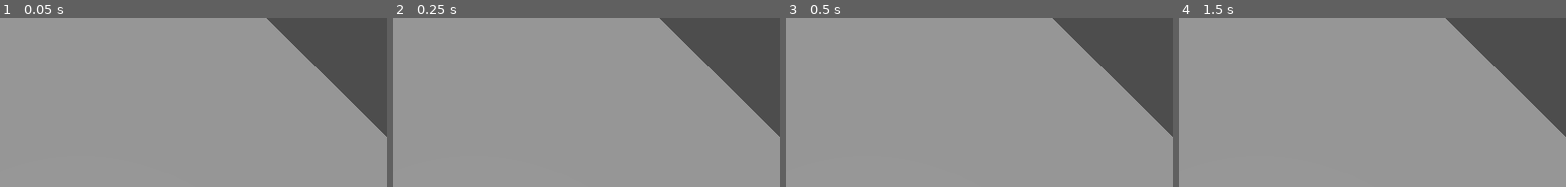
Above: before the commit, frames 1-4 (left to right).
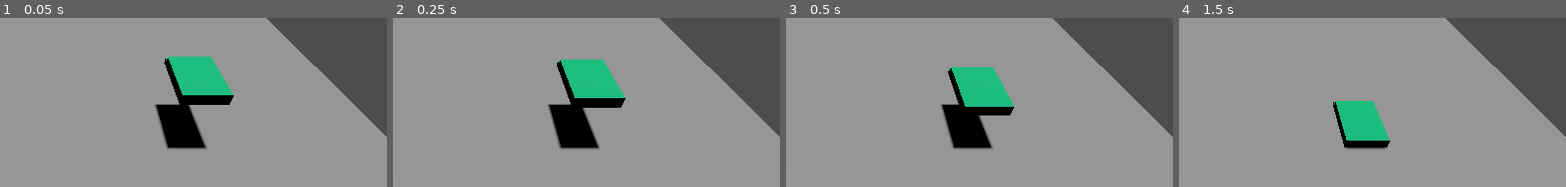
Above: after the commit, the same moments.

Repository: niqzart/godot-tiltrotor
Game: Godot game, scene res://scenes/main/main.tscn
Two runs of this game, one before a commit and one after it. Both use one fixed random seed, a clock stepped at 60 frames per second and the inputs below.
Inputs:
- Up to frame 1 (0.05 s): no input
- Up to frame 2 (0.25 s): no input
- Up to frame 3 (0.5 s): no input
- Up to frame 4 (1.5 s): no input
The pictures show only the part of the screen within x 40-89%, y 6-56%; the shares and areas given below are measured in that part.

The runs differ from the first frame. In frame 1, 6.5% of the frame differs, in the area x 40-61%, y 22-78%; in frame 2, 6.4%; in frame 3, 6.1%; in frame 4, 3.3%.

Commit message:
feat: basic tiltrotor entity

Diff:
--- a/scenes/main/main.tscn
+++ b/scenes/main/main.tscn
@@ -1,6 +1,7 @@
-[gd_scene load_steps=2 format=3 uid="uid://cvnj0bdol3rlc"]
+[gd_scene load_steps=3 format=3 uid="uid://cvnj0bdol3rlc"]
 
 [ext_resource type="PackedScene" uid="uid://bv6x4r0uycd41" path="res://scenes/floor/floor.tscn" id="1_hyk8p"]
+[ext_resource type="PackedScene" uid="uid://bujeg7y8j3lvf" path="res://scenes/tiltrotor/tiltrotor.tscn" id="2_iuonh"]
 
 [node name="Main" type="Node"]
 
@@ -16,3 +17,6 @@
 
 [node name="Camera3D" type="Camera3D" parent="CameraPivot"]
 size = 12.458
+
+[node name="Tiltrotor" parent="." instance=ExtResource("2_iuonh")]
+transform = Transform3D(1, 0, 0, 0, 1, 0, 0, 0, 1, 10, 5, 0)
--- /dev/null
+++ b/scenes/tiltrotor/tiltrotor.tscn
@@ -0,0 +1,31 @@
+[gd_scene load_steps=6 format=3 uid="uid://bujeg7y8j3lvf"]
+
+[sub_resource type="BoxShape3D" id="BoxShape3D_pk5h2"]
+size = Vector3(4, 1, 6)
+
+[sub_resource type="StandardMaterial3D" id="StandardMaterial3D_6q06x"]
+albedo_color = Color(1.5883148e-06, 0.7263605, 0.4812677, 1)
+
+[sub_resource type="BoxMesh" id="BoxMesh_ry1n4"]
+material = SubResource("StandardMaterial3D_6q06x")
+size = Vector3(4, 0.5, 5.5)
+
+[sub_resource type="StandardMaterial3D" id="StandardMaterial3D_hujxm"]
+albedo_color = Color(0, 0.5451893, 0.35680652, 1)
+
+[sub_resource type="BoxMesh" id="BoxMesh_r37r5"]
+material = SubResource("StandardMaterial3D_hujxm")
+size = Vector3(4, 0.5, 6)
+
+[node name="Tiltrotor" type="RigidBody3D"]
+
+[node name="Collidor" type="CollisionShape3D" parent="."]
+shape = SubResource("BoxShape3D_pk5h2")
+
+[node name="TopMesh" type="MeshInstance3D" parent="."]
+transform = Transform3D(1, 0, 0, 0, 1, 0, 0, 0, 1, 0, 0.25, 0.25)
+mesh = SubResource("BoxMesh_ry1n4")
+
+[node name="BottomMesh" type="MeshInstance3D" parent="."]
+transform = Transform3D(1, 0, 0, 0, 1, 0, 0, 0, 1, 0, -0.25, 0)
+mesh = SubResource("BoxMesh_r37r5")
